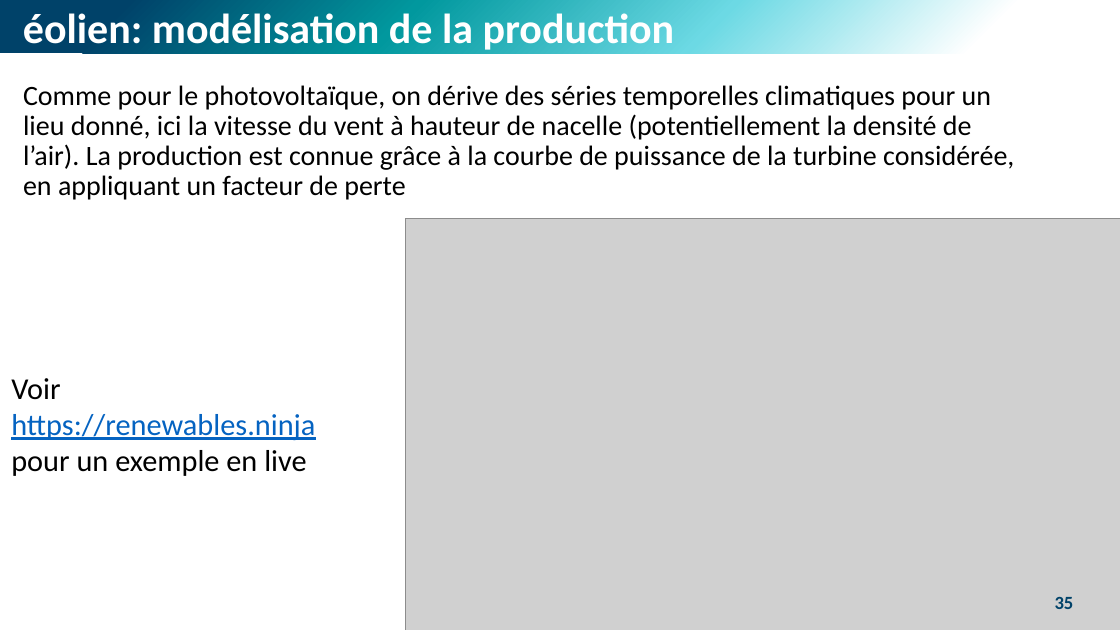
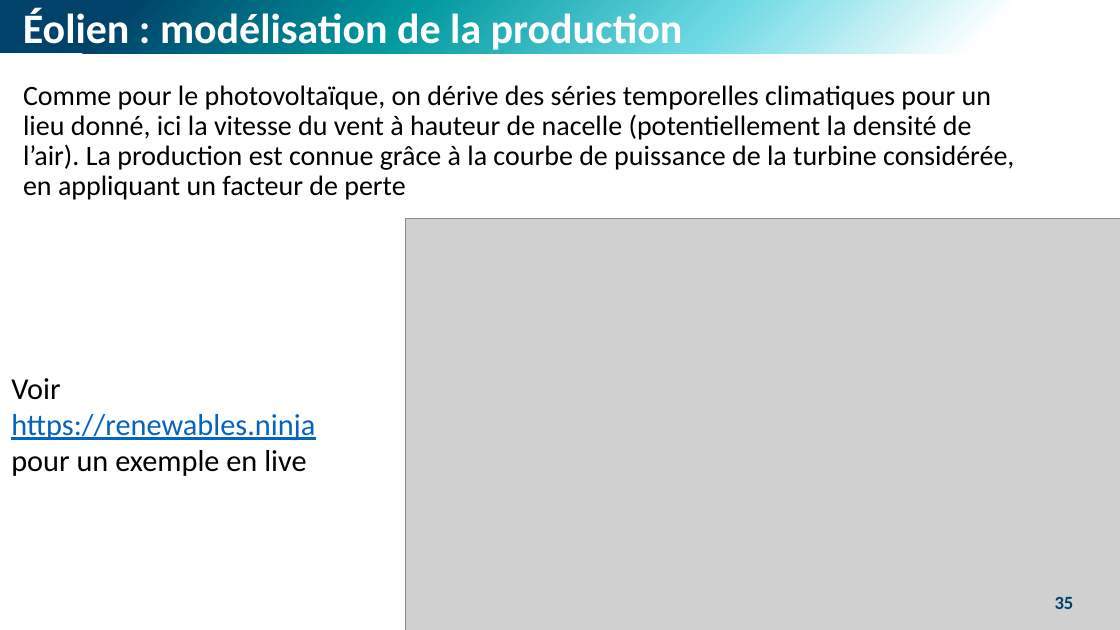
Before and after one commit to M-Berthelin/energy_mod_ISEL_MIX5, a slide deck: slide 35 of slides/1_ENR.pptx. Drawn at 1120x630 pixels with LibreOffice and Linux fonts; fonts in the diff are those of the drawing; grey boxes stand for pictures. Boxes give left, top, right and bottom in pixels: in the first picture for what was removed or moved away, otherwise in the second. Text is boxed around its words. In the diff, an @@ line names an element or a change of style, - is before the commit and + after.

```diff
--- a/slides/1_ENR.pptx
+++ b/slides/1_ENR.pptx
@@ text at <box>23,9,683,54</box>: text changed @@
-éolien: modélisation de la production
+Éolien : modélisation de la production
```
Also in this commit, not shown: 17 other slides changed, 1 other file.
